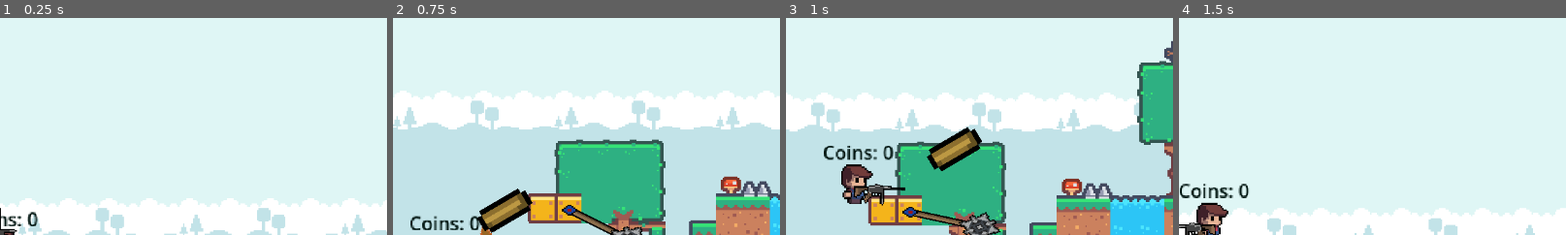
Above: before the commit, frames 1-4 (left to right).
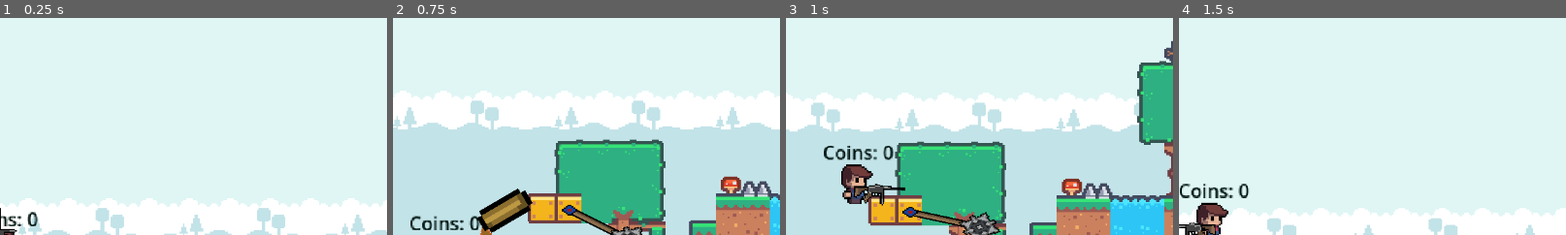
Above: after the commit, the same moments.

Repository: Mark-0909/Echo-Soul-Saver
Game: Godot game, scene res://main.tscn
Same seed, same stepped clock (60 frames per second), same inputs: the game is played once before the commit and once after it.
Inputs (mouse positions are % of the whole screen's width and height, from its top left):
- Up to frame 1 (0.25 s): no input
- Up to frame 2 (0.75 s): move the mouse to (72, 45) at 0.52 s; hold Right (right) from 0.53 s (still down); click (72, 45) at 0.6 s
- Up to frame 3 (1 s): keep holding Right (right); tap Space (jump) at 0.77 s
- Up to frame 4 (1.5 s): keep holding Right (right); move the mouse to (30, 55) at 1.27 s; click (30, 55) at 1.35 s
The pictures show only the part of the screen within x 50-100%, y 5-55%; the shares and areas given below are measured in that part.

Frames 1-2 are identical in both runs. In frame 3, 1.6% of the frame differs, in the area x 36-51%, y 50-71%; in frame 4, nothing differs.

Commit message:
added bullet gone

Diff:
--- a/bullet.gd
+++ b/bullet.gd
@@ -1,6 +1,23 @@
 extends Area2D
 
+@onready var animated_sprite_2d: AnimatedSprite2D = $AnimatedSprite2D
+@onready var timer: Timer = $Timer  # Make sure Timer exists in your scene
+
 const SPEED: int = 300
+var moving: bool = true  # Allow movement initially
 
 func _process(delta: float) -> void:
-	position += transform.x * SPEED * delta
+	if moving:
+		position += transform.x * SPEED * delta  # Bullet moves forward
+
+func _on_body_entered(body: Node2D) -> void:
+	print("Bullet hit:", body.name)  # Debugging output
+
+	# Stop movement and play splash animation
+	moving = false
+	set_physics_process(false)
+	animated_sprite_2d.play("splash")
+
+	await get_tree().create_timer(0.1).timeout
+
+	queue_free()
--- a/bullet.tscn
+++ b/bullet.tscn
@@ -15,7 +15,7 @@
 "speed": 5.0
 }, {
 "frames": [{
-"duration": 1.0,
+"duration": 0.5,
 "texture": ExtResource("2_34w43")
 }],
 "loop": true,
@@ -41,3 +41,5 @@
 
 [node name="Timer" type="Timer" parent="."]
 wait_time = 0.504
+
+[connection signal="body_entered" from="." to="." method="_on_body_entered"]
